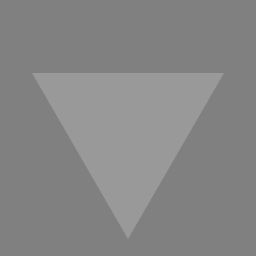
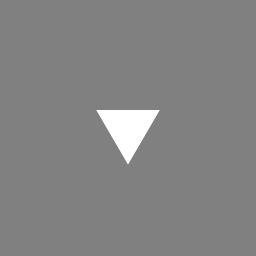
Layered file, before and after one edit (256x256). Changes by layer:
painted on "Layer" over 32, 73, 224, 239
